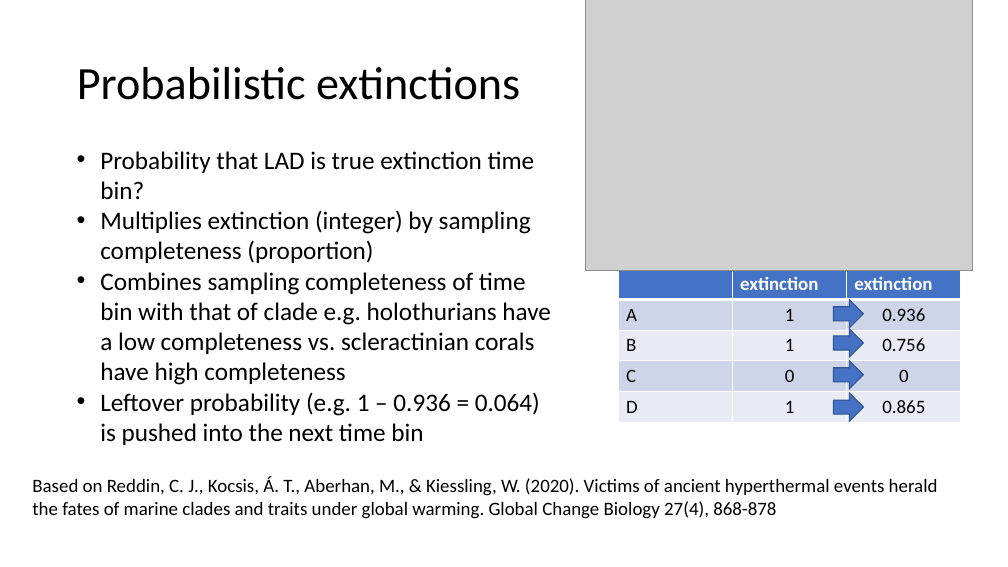
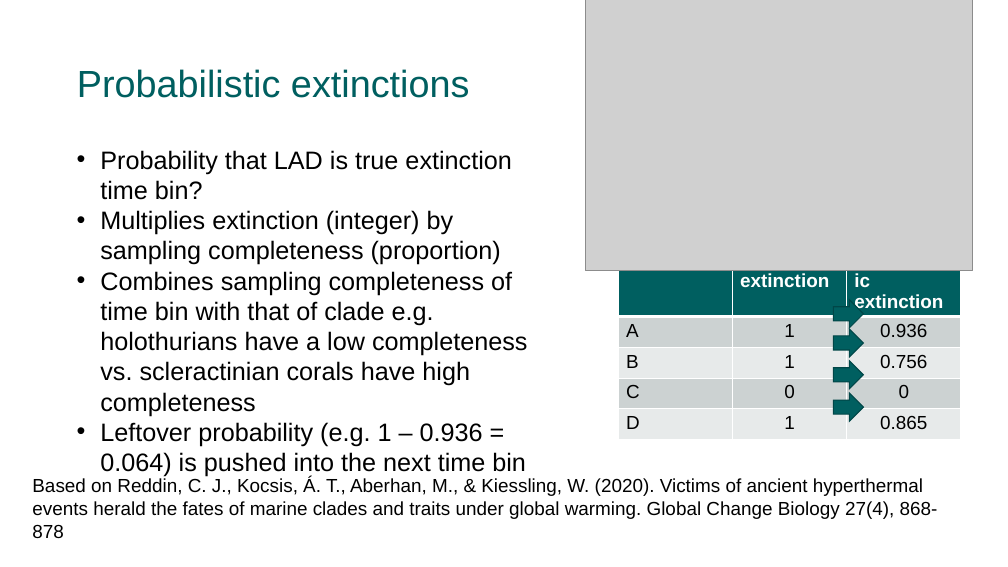
Before and after one commit to FAU-Paleo/apw_2022, a slide deck: slide 15 of docs/slides/5_global_div/Extinction_selectivity_and_logistic_regression.pptx. Drawn at 1008x567 pixels with LibreOffice and Linux fonts; fonts in the diff are those of the drawing; grey boxes stand for pictures. Boxes give left, top, right and bottom in pixels: in the first picture for what was removed or moved away, otherwise in the second. Text is boxed around its words. In the diff, an @@ line names an element or a change of style, - is before the commit and + after.

```diff
--- a/docs/slides/5_global_div/Extinction_selectivity_and_logistic_regression.pptx
+++ b/docs/slides/5_global_div/Extinction_selectivity_and_logistic_regression.pptx
@@ title "Probabilistic extinctions" at (x1=77, y1=69, x2=469, y2=98): size 44 to 36 pt, font Calibri to Arial, text colour #000000 to #005F60 @@
@@ text "Probability that LAD is true ..." at (x1=100, y1=150, x2=527, y2=477): font Calibri to Arial @@
@@ table at (x1=619, y1=246, x2=961, y2=433) @@
@@ fill #4472C4 to #005F60 in row 1 @@
@@ fill #CFD5EA to #CCD2D2 in 6 cells @@
@@ fill #E9EBF5 to #E7EAEA in 6 cells @@
@@ font Calibri to Arial @@
@@ fill #4472C4 to #005F60; outline #325491 1 pt to #004647 1 pt in 4 elements at (x1=833, y1=299, x2=864, y2=327), (x1=833, y1=329, x2=864, y2=357), (x1=833, y1=361, x2=864, y2=389), (x1=833, y1=393, x2=864, y2=421) @@
@@ text "Based on Reddin, C. J., ..." at (x1=32, y1=478, x2=938, y2=538): font Calibri to Arial @@
```
Also in this commit, not shown: 21 other slides changed.
